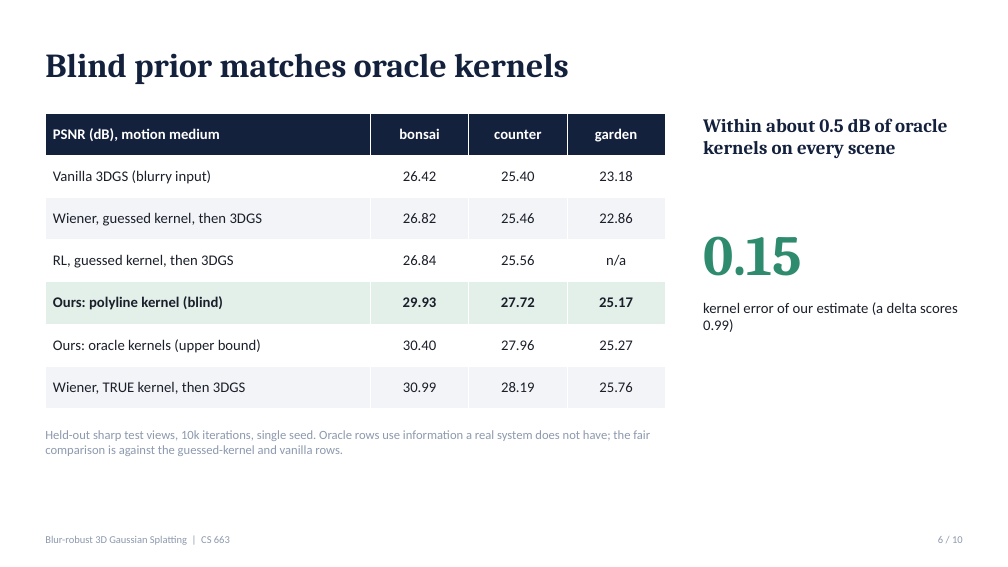
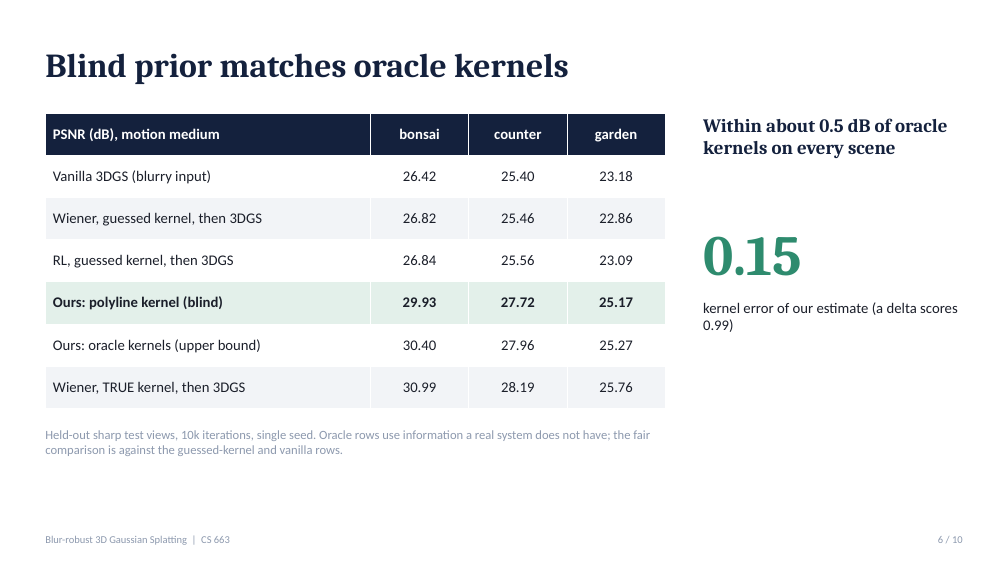
Before and after one commit to IshaanM05/blur-robust-3dgs, a slide deck: slide 6 of docs/slides.pptx. Drawn at 1008x567 pixels with LibreOffice and Linux fonts; fonts in the diff are those of the drawing. Boxes give left, top, right and bottom in pixels: in the first picture for what was removed or moved away, otherwise in the second. Text is boxed around its words. In the diff, an @@ line names an element or a change of style, - is before the commit and + after.

```diff
--- a/docs/slides.pptx
+++ b/docs/slides.pptx
@@ table at bbox=[45, 113, 665, 408] @@
-row 4, column 4: n/a
+row 4, column 4: 23.09
```
Also in this commit, not shown: 2 other slides changed, 17 other files.
